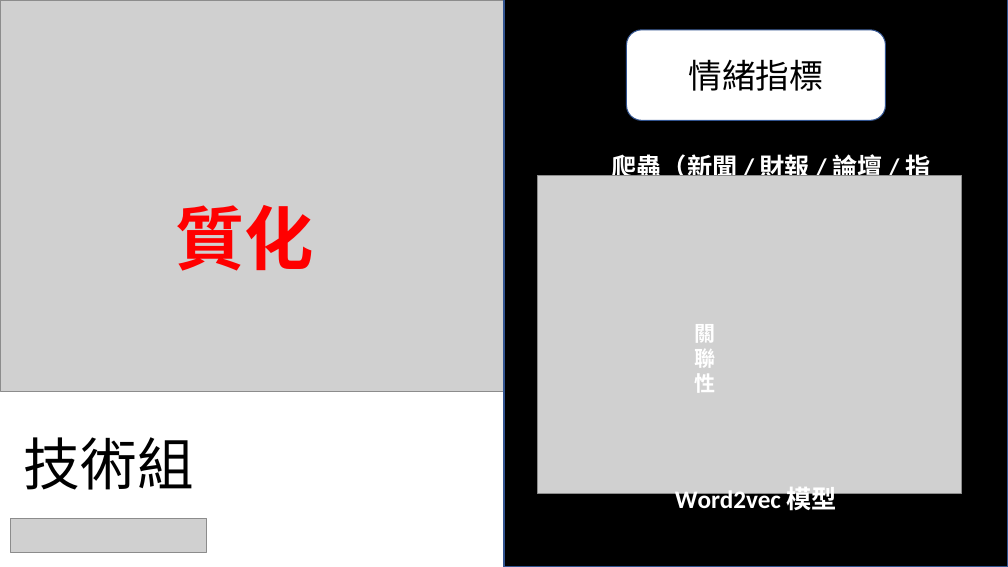
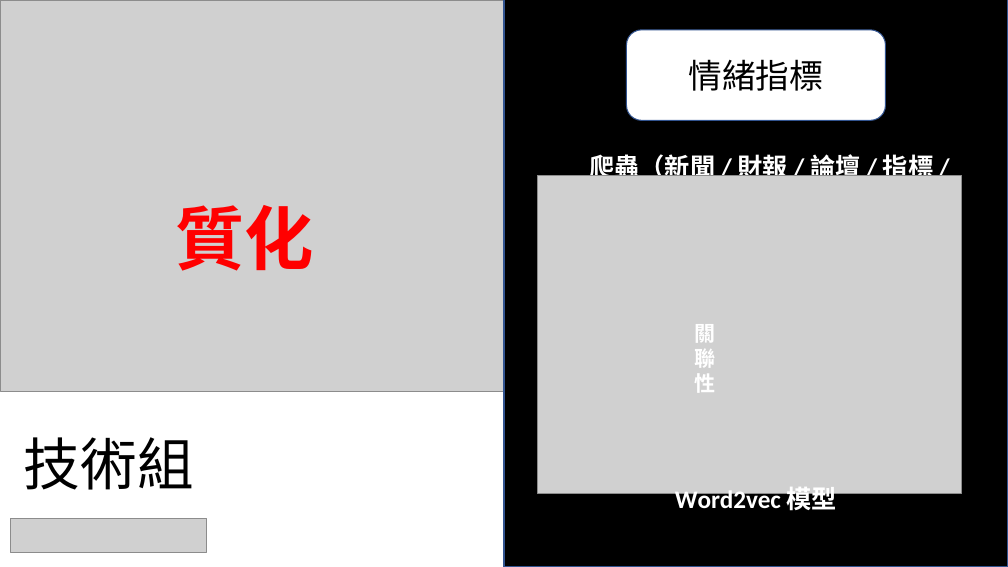
Before and after one commit to sefx5ever/NOMURA_text_mining, a slide deck: slide 4 of Progress Report/Progress_Report_0423.pptx. Drawn at 1008x567 pixels with LibreOffice and Linux fonts; fonts in the diff are those of the drawing; grey boxes stand for pictures. Boxes give left, top, right and bottom in pixels: in the first picture for what was removed or moved away, otherwise in the second. Text is boxed around its words. In the diff, an @@ line names an element or a change of style, - is before the commit and + after.

```diff
--- a/Progress Report/Progress_Report_0423.pptx
+++ b/Progress Report/Progress_Report_0423.pptx
@@ text at (x1=589, y1=150, x2=933, y2=183): text changed @@
-爬蟲（新聞 / 財報 / 論壇 / 指標）
+爬蟲（新聞 / 財報 / 論壇 / 指標 / TEJ）
```
